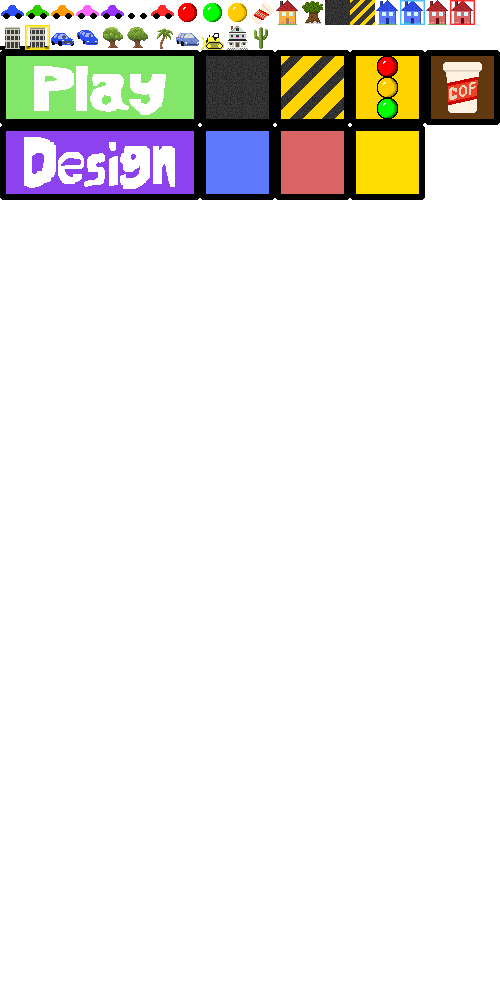
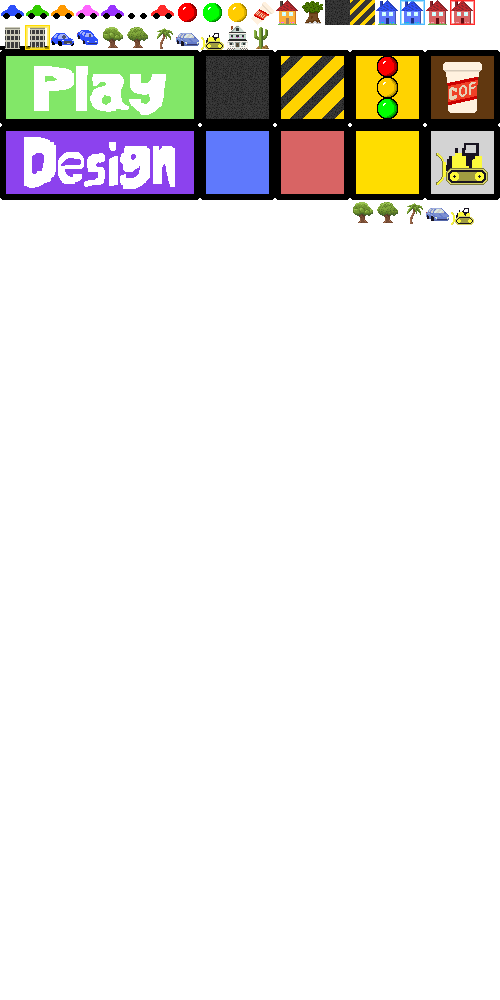
Comparing the layer stacks of the two w=500, h=1000 images. Changes:
painted on "cactus" over [254, 32, 269, 49]
added layer "adam's sprites" (1st of 2) above "adam's sprites" over [353, 202, 474, 225]
added layer "eraser button" above "office button" over [425, 125, 500, 200]
